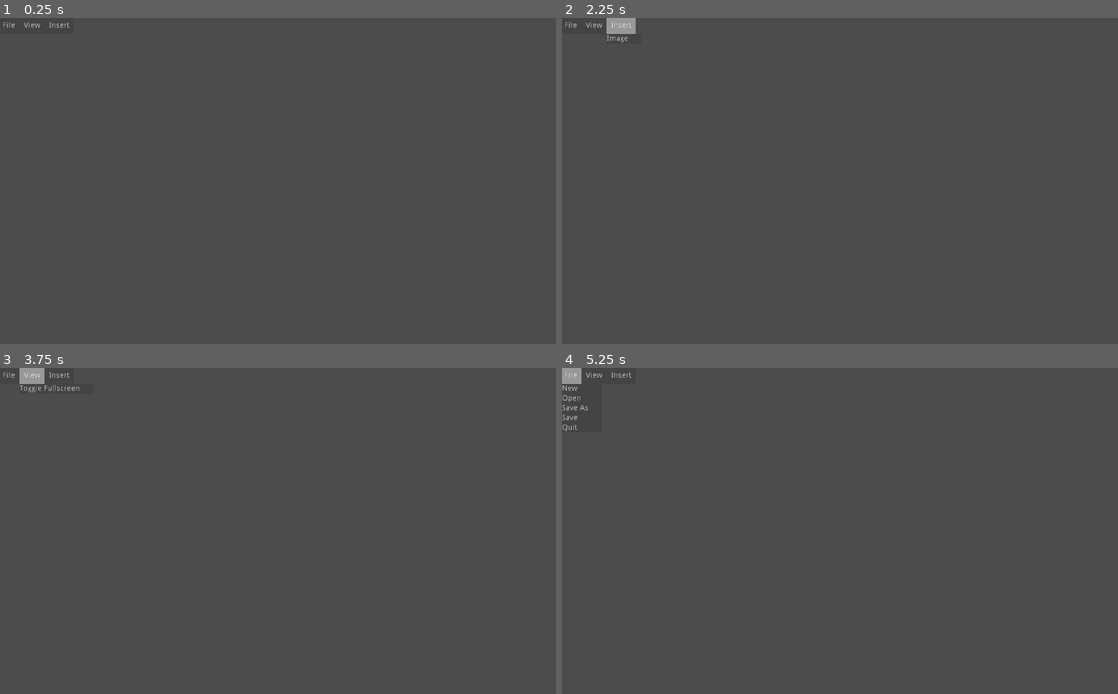
Above: before the commit, frames 1-4 (two rows, left to right).
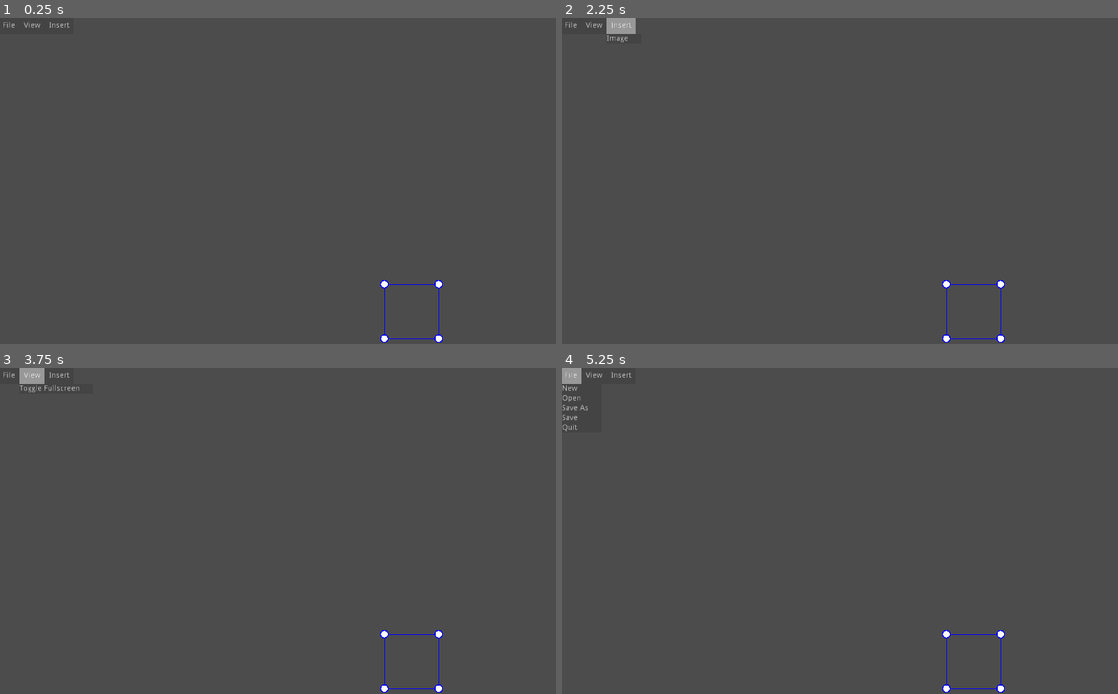
Above: after the commit, the same moments.

Repository: Aaron7317/Development-Board
Game: Godot game, scene res://Main.tscn
Same seed, same stepped clock (60 frames per second), same inputs: the game is played once before the commit and once after it. The engine's default icon, where the game draws it, is replaced by a stand-in: a white triangle on a blue panel in a dark square.
Inputs:
- Up to frame 1 (0.25 s): no input
- Up to frame 2 (2.25 s): click "File" at 0.5 s; click "View" at 1.25 s; click "Insert" at 2 s
- Up to frame 3 (3.75 s): click "File" at 2.75 s; click "View" at 3.5 s
- Up to frame 4 (5.25 s): click "Insert" at 4.25 s; click "File" at 5 s

The runs differ from the first frame. In frame 1, 0.2% of the frame differs, in the area x 68-80%, y 80-100%; in frame 2, 0.2%; in frame 3, 0.2%; in frame 4, 0.2%.

Commit message:
rectangle exists! need to make transform handles work probably because draw() is only being called once

Diff:
--- a/Main.gd
+++ b/Main.gd
@@ -11,8 +11,13 @@
 	SELECT
 }
 
+onready var test_transform = get_node("TransformRect")
+
 func _ready():
 	insert.connect("insert_item", self, "_set_inserter_object")
+	test_transform.set_visible(true)
+	test_transform._rect.size = Vector2(100, 100)
+	test_transform._rect.position = Vector2(100, 100)
 
 func _set_inserter_object(ID):
 	mode = object_mode.INSERT
--- a/Main.tscn
+++ b/Main.tscn
@@ -1,9 +1,10 @@
-[gd_scene load_steps=6 format=2]
+[gd_scene load_steps=7 format=2]
 
 [ext_resource path="res://UI/Scenes/TopBar.tscn" type="PackedScene" id=1]
 [ext_resource path="res://ObjectInserter.gd" type="Script" id=2]
 [ext_resource path="res://Main.gd" type="Script" id=3]
 [ext_resource path="res://ObjectSelector.gd" type="Script" id=4]
+[ext_resource path="res://Transform/Scenes/TransformRect.tscn" type="PackedScene" id=5]
 [ext_resource path="res://Camera2D.gd" type="Script" id=6]
 
 [node name="Main" type="Node"]
@@ -26,6 +27,9 @@
 [node name="Camera2D" type="Camera2D" parent="."]
 script = ExtResource( 6 )
 
+[node name="TransformRect" parent="." instance=ExtResource( 5 )]
+position = Vector2( 96, 90 )
+
 [connection signal="mouse_enter_ui" from="TopBar" to="." method="_on_TopBar_mouse_enter_ui"]
 [connection signal="mouse_exit_ui" from="TopBar" to="." method="_on_TopBar_mouse_exit_ui"]
 [connection signal="place_object" from="ObjectInserter" to="." method="_on_ObjectInserter_place_object"]
--- a/Transform/Scripts/TransformRect.gd
+++ b/Transform/Scripts/TransformRect.gd
@@ -1,8 +1,9 @@
+
 extends Node2D
 
 export var color : Color = Color("#0000ff") setget set_color
 var _rect : Rect2
-var is_visible : bool = true setget set_visible
+export var is_visible : bool = true setget set_visible
 var anchors : Array
 var dragged_anchor : Dictionary = {}
 var dragged_start_rect : Rect2
@@ -18,8 +19,9 @@
 	pass
 
 func _draw() -> void:
-	if is_visible:
-		return
+#	if is_visible:
+#		print("returning")
+#		return
 	draw_rect(_rect, color, false)
 	calculate_anchors()
 
@@ -44,8 +46,8 @@
 	for anchor in edit_anchors.keys():
 		var new_anchor = {
 			'anchor': anchor,
-			'position': edit_anchors[position],
-			'rect': Rect2(edit_anchors[position] - Vector2(HANDLE_RADIUS, HANDLE_RADIUS), Vector2(HANDLE_RADIUS, HANDLE_RADIUS) * 2.0)
+			'position': edit_anchors[anchor],
+			'rect': Rect2(edit_anchors[anchor] - Vector2(HANDLE_RADIUS, HANDLE_RADIUS), Vector2(HANDLE_RADIUS, HANDLE_RADIUS) * 2.0)
 		}
 		draw_anchor(new_anchor)
 		anchors.append(new_anchor)
@@ -60,14 +62,15 @@
 	match dragged_anchor['anchor']:
 		Anchors.TOP_LEFT:
 			_rect.position = pos
-			_rect.size = dragged_start_rect.size + dragged_start_rect.position - pos
+			_rect.size = dragged_start_rect.size + (dragged_start_rect.position - pos)
 		Anchors.TOP_RIGHT:
 			_rect.position = Vector2(dragged_start_rect.position.x, pos.y)
-			_rect.size =
+			_rect.size = Vector2(pos.x - dragged_start_rect.position.x, dragged_start_rect.size.y + (dragged_start_rect.position.y - pos.y))
 		Anchors.BOTTOM_LEFT:
-			pass
+			_rect.position = Vector2(pos.x, dragged_start_rect.position.y)
+			_rect.size = Vector2(dragged_start_rect.size.x + (dragged_start_rect.position.x - pos.x), pos.y - dragged_start_rect.position.y)
 		Anchors.BOTTOM_RIGHT:
-			pass
+			_rect.size = pos - dragged_start_rect.position
 
 func forward_input(event : InputEvent) -> bool:
 	if not is_visible:
--- a/project.godot
+++ b/project.godot
@@ -34,22 +34,22 @@
 }
 h={
 "deadzone": 0.5,
-"events": [ Object(InputEventKey,"resource_local_to_scene":false,"resource_name":"","device":0,"alt":false,"shift":false,"control":false,"meta":false,"command":false,"pressed":false,"scancode":72,"unicode":0,"echo":false,"script":null)
+"events": [ Object(InputEventKey,"resource_local_to_scene":false,"resource_name":"","device":0,"alt":false,"shift":false,"control":false,"meta":false,"command":false,"pressed":false,"scancode":72,"physical_scancode":0,"unicode":0,"echo":false,"script":null)
  ]
 }
 j={
 "deadzone": 0.5,
-"events": [ Object(InputEventKey,"resource_local_to_scene":false,"resource_name":"","device":0,"alt":false,"shift":false,"control":false,"meta":false,"command":false,"pressed":false,"scancode":74,"unicode":0,"echo":false,"script":null)
+"events": [ Object(InputEventKey,"resource_local_to_scene":false,"resource_name":"","device":0,"alt":false,"shift":false,"control":false,"meta":false,"command":false,"pressed":false,"scancode":74,"physical_scancode":0,"unicode":0,"echo":false,"script":null)
  ]
 }
 k={
 "deadzone": 0.5,
-"events": [ Object(InputEventKey,"resource_local_to_scene":false,"resource_name":"","device":0,"alt":false,"shift":false,"control":false,"meta":false,"command":false,"pressed":false,"scancode":75,"unicode":0,"echo":false,"script":null)
+"events": [ Object(InputEventKey,"resource_local_to_scene":false,"resource_name":"","device":0,"alt":false,"shift":false,"control":false,"meta":false,"command":false,"pressed":false,"scancode":75,"physical_scancode":0,"unicode":0,"echo":false,"script":null)
  ]
 }
 l={
 "deadzone": 0.5,
-"events": [ Object(InputEventKey,"resource_local_to_scene":false,"resource_name":"","device":0,"alt":false,"shift":false,"control":false,"meta":false,"command":false,"pressed":false,"scancode":76,"unicode":0,"echo":false,"script":null)
+"events": [ Object(InputEventKey,"resource_local_to_scene":false,"resource_name":"","device":0,"alt":false,"shift":false,"control":false,"meta":false,"command":false,"pressed":false,"scancode":76,"physical_scancode":0,"unicode":0,"echo":false,"script":null)
  ]
 }
 
